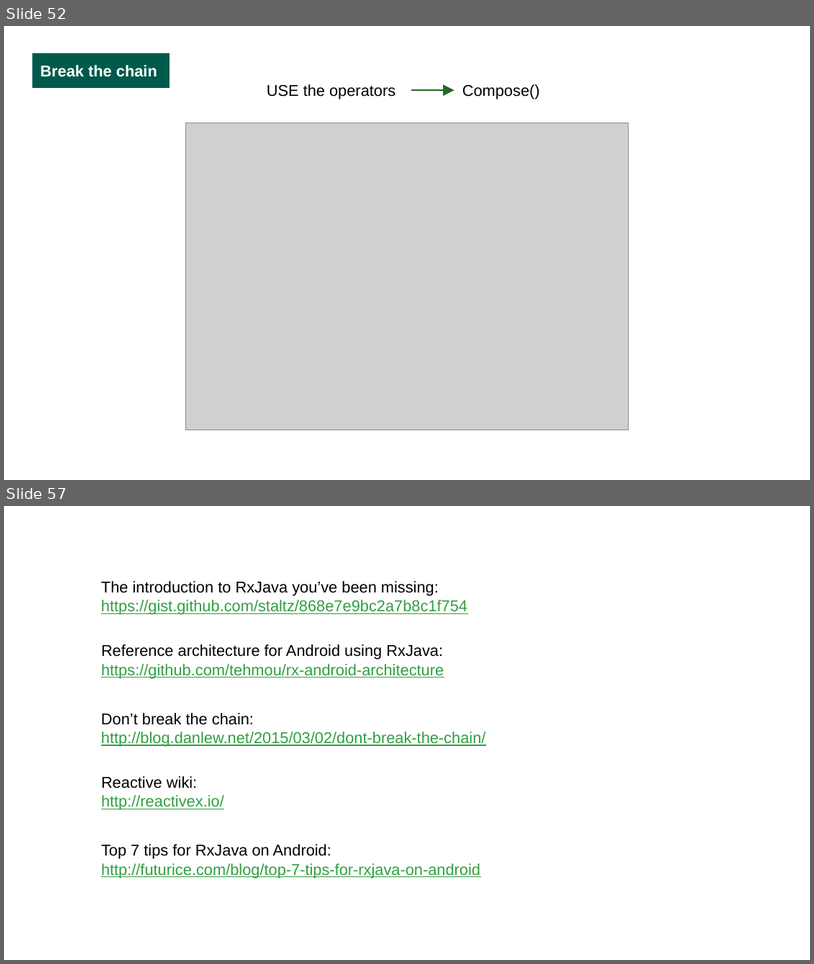
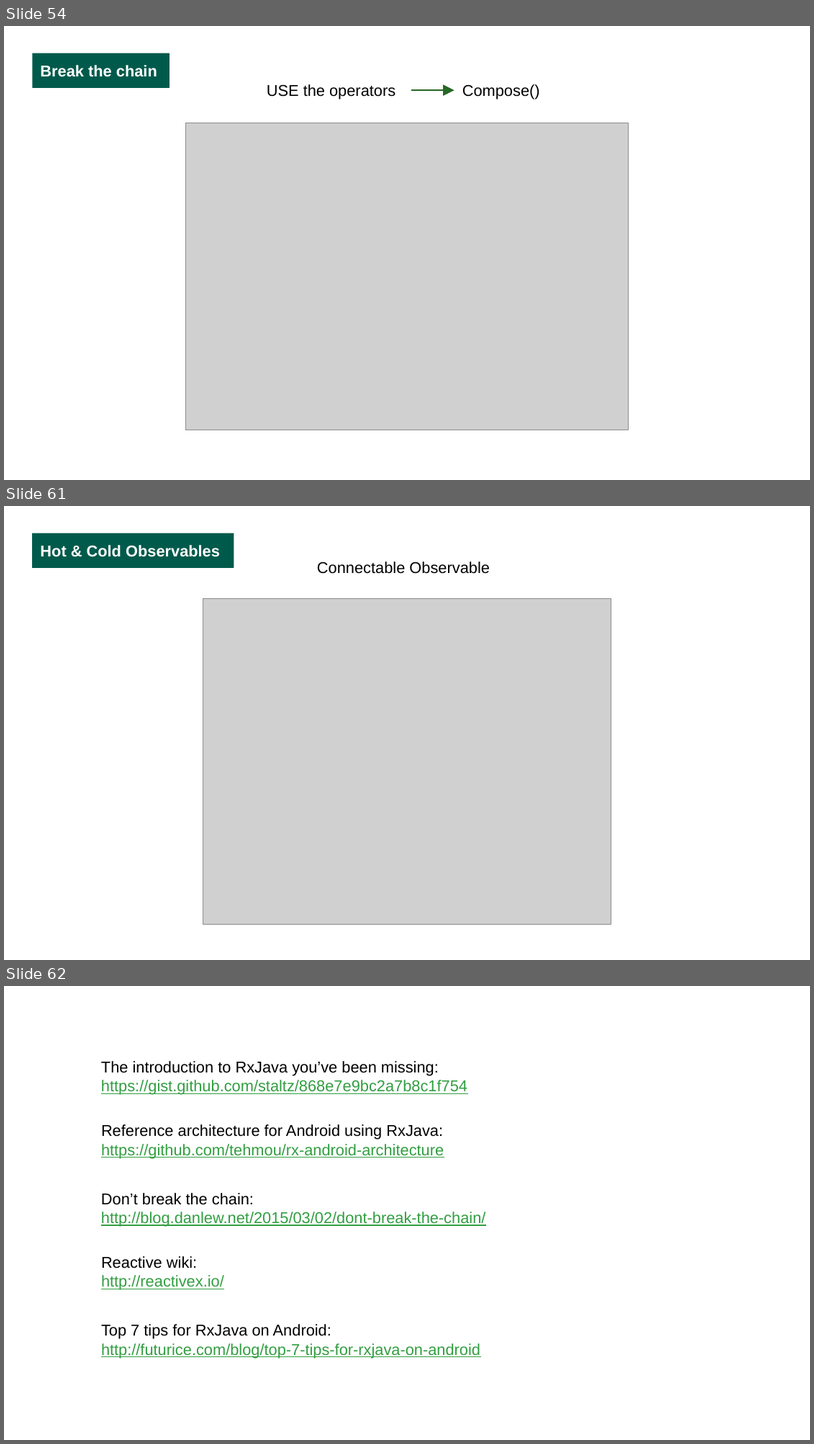
Before and after one commit to luciapayo/DroidconPresentation, a slide deck: Presentation/DroidconRx.potx.pptx. Shown one above the other, each under a label of ours: slides 52 and 57 before the commit, slides 54, 61 and 62 after it; the slides between them are not shown. The pictures are 814x964 and 814x1444 pixels, drawn with LibreOffice and Linux fonts; fonts in the diff are those of the drawing; grey boxes stand for pictures; background and template pictures are left out. Boxes give left, top, right and bottom in pixels: in the first picture for what was removed or moved away, otherwise in the second. Text is boxed around its words. In the diff, an @@ line names an element or a change of style, - is before the commit and + after.

Commit message:
Logs and hot/cold observables

```diff
--- a/Presentation/DroidconRx.potx.pptx
+++ b/Presentation/DroidconRx.potx.pptx
@@ slide 61 added at bbox=[4, 506, 810, 960], background picture (left out) @@
@@ rectangle added at bbox=[32, 533, 234, 568], fill #005A4B, 14 pt, text #FFFFFF, bold @@
+Hot & Cold Observables
@@ text added at bbox=[317, 561, 490, 574], 14 pt, text #000000 @@
+Connectable Observable
@@ picture added at bbox=[203, 599, 611, 924] @@
@@ what was slide 52 is now slide 54 @@
@@ what was slide 57 is now slide 62 @@
```
Also in this commit, not shown: 16 slides changed, 8 other slides added, 3 slides removed, 2 other files.
